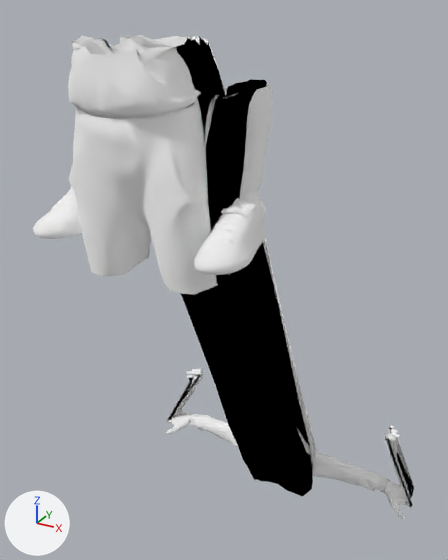
An edit to the glTF model public/models/adam.glb, drawn before and after from the same camera.
One viewpoint serves both versions: a 50 mm camera at (0.89, -1.26, -0.22) aimed at (-0.09, 0.53, -1.12). Every picture has the same lights, and +X, +Y and +Z are marked at lower left. The picture after the commit comes second.

Names of what the first picture shows: 'Ch08_Body', 'Ch08_Hoodie', 'Ch08_Pants', 'Ch08_Sneakers'.
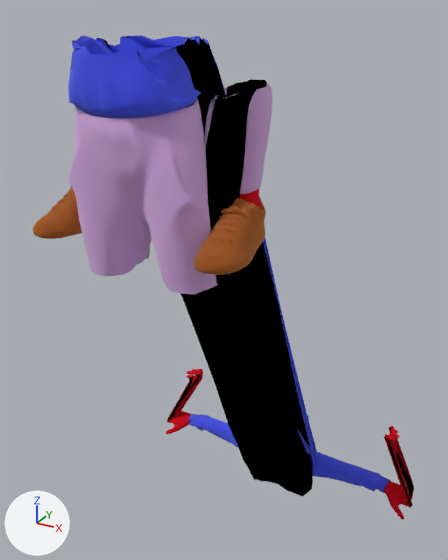
Edits to the bpy script that builds the scene:
```text
Change mat_body:
    mat_body.base_color: (1.0, 1.0, 1.0) -> (0.827, 0.0216, 0.0478)  # white #ffffff -> red #eb283e
Add mat_hoodie:
    mat_hoodie = principled_material('Hoodie')
    mat_hoodie.base_color = (0.178, 0.23, 0.937)  # blue #7584f8
    mat_hoodie.metallic = 1.0
    mat_hoodie.roughness = 1.0
Add mat_pants:
    mat_pants = principled_material('Pants')
    mat_pants.base_color = (0.83, 0.628, 0.883)  # pale blue #ebd0f1
    mat_pants.metallic = 1.0
    mat_pants.roughness = 1.0
Add mat_sneakers:
    mat_sneakers = principled_material('Sneakers')
    mat_sneakers.base_color = (0.598, 0.241, 0.0716)  # orange #cb874c
    mat_sneakers.metallic = 1.0
    mat_sneakers.roughness = 1.0
Change me_ch08_sneakers:
    where me_ch08_sneakers.from_pydata(...)  # 1608 vertices, 3214 faces; spans x -0.298..0.298, y -0.178..0.143, z -0.77..-0.639
    remove me_ch08_sneakers.materials.append(mat_body)  # white #ffffff
    add me_ch08_sneakers.materials.append(mat_sneakers)  # orange #cb874c
Change me_ch08_pants:
    where me_ch08_pants.from_pydata(...)  # 1778 vertices, 3552 faces; spans x -0.273..0.273, y -0.171..0.137, z -0.868..-0.376
    remove me_ch08_pants.materials.append(mat_body)  # white #ffffff
    add me_ch08_pants.materials.append(mat_pants)  # pale blue #ebd0f1
Change me_ch08_hoodie:
    where me_ch08_hoodie.from_pydata(...)  # 2979 vertices, 5951 faces; spans x -0.49..0.5, y -0.19..1.18, z -2.3..-0.28
    remove me_ch08_hoodie.materials.append(mat_body)  # white #ffffff
    add me_ch08_hoodie.materials.append(mat_hoodie)  # blue #7584f8
```

Where the change shows, as pixel boxes [x1, y1, x2, y2] in the pictures (448 x 560 px):
'Ch08_Hoodie', recoloured: [68, 35, 391, 493] in both
'Ch08_Pants', recoloured (white to pale blue): [69, 81, 273, 294] in both
'Ch08_Sneakers', recoloured (white to orange): [33, 186, 266, 275] in both
'Ch08_Body', recoloured: [166, 189, 414, 520] in both
